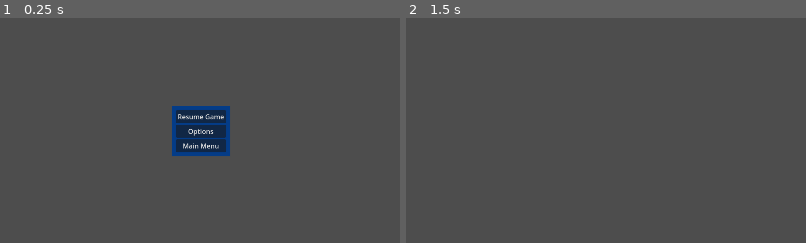
Above: before the commit, frames 1-2 (left to right).
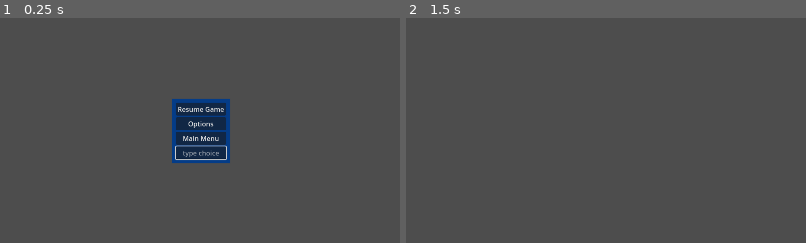
Above: after the commit, the same moments.

Repository: Nishi790/stenojump
Game: Godot game, scene res://Menu/in_game_pause.tscn
Same seed, same stepped clock (60 frames per second), same inputs: the game is played once before the commit and once after it. This scene is started directly instead of the project's main scene.
Inputs:
- Up to frame 1 (0.25 s): no input
- Up to frame 2 (1.5 s): click "Resume Game" at 0.5 s; tap Enter at 1.25 s
The pictures show only the part of the screen within x 25-75%, y 25-75%; the shares and areas given below are measured in that part.

The runs differ from the first frame. In frame 1, 2.3% of the frame differs, in the area x 43-58%, y 36-65%; in frame 2, nothing differs.

Commit message:
simple text entry navigation of pause menu

Diff:
--- a/Menu/in_game_pause.gd
+++ b/Menu/in_game_pause.gd
@@ -7,17 +7,18 @@
 @export var resume_button: Button
 @export var options_button: Button
 @export var menu_button: Button
+@export var text_entry: LineEdit
 
 func _ready() -> void:
 	resume_button.pressed.connect(resume_game)
 	options_button.pressed.connect(open_options)
 	menu_button.pressed.connect(go_to_menu)
-
+	text_entry.grab_focus()
+	text_entry.text_submitted.connect(parse_text)
 
 func resume_game():
 	queue_free()
 	resume_game_selected.emit()
-
 
 
 func open_options():
@@ -27,3 +28,15 @@
 func go_to_menu():
 	menu_selected.emit()
 	self.queue_free()
+
+
+func parse_text(text: String):
+	var text_submitted = text.strip_edges()
+	text_submitted = text_submitted.to_lower()
+	match text_submitted:
+		"main menu":
+			go_to_menu()
+		"options":
+			open_options()
+		"resume":
+			resume_game()
--- a/Menu/in_game_pause.tscn
+++ b/Menu/in_game_pause.tscn
@@ -2,7 +2,7 @@
 
 [ext_resource type="Script" path="res://Menu/in_game_pause.gd" id="1_iokla"]
 
-[node name="InGamePause" type="Control" node_paths=PackedStringArray("resume_button", "options_button", "menu_button")]
+[node name="InGamePause" type="Control" node_paths=PackedStringArray("resume_button", "options_button", "menu_button", "text_entry")]
 layout_mode = 3
 anchors_preset = 15
 anchor_right = 1.0
@@ -13,6 +13,7 @@
 resume_button = NodePath("InGamePausePanel/PauseOrganizer/ResumeGame")
 options_button = NodePath("InGamePausePanel/PauseOrganizer/Options")
 menu_button = NodePath("InGamePausePanel/PauseOrganizer/MainMenu")
+text_entry = NodePath("InGamePausePanel/PauseOrganizer/Selector")
 
 [node name="InGamePausePanel" type="PanelContainer" parent="."]
 layout_mode = 1
@@ -42,3 +43,11 @@
 [node name="MainMenu" type="Button" parent="InGamePausePanel/PauseOrganizer"]
 layout_mode = 2
 text = "Main Menu"
+
+[node name="Selector" type="LineEdit" parent="InGamePausePanel/PauseOrganizer"]
+layout_mode = 2
+placeholder_text = "type choice"
+alignment = 1
+shortcut_keys_enabled = false
+middle_mouse_paste_enabled = false
+select_all_on_focus = true
--- a/in_game/in_game.gd
+++ b/in_game/in_game.gd
@@ -196,6 +196,7 @@
 
 
 func resume_game():
+	input_box.grab_focus()
 	if background.background_stopped:
 		background.resume_parallax()
 	obstacle_manager.resume_obstacles()
--- a/in_game/player.gd
+++ b/in_game/player.gd
@@ -52,9 +52,7 @@
 		State.STARTING_JUMP:
 			sprite.play("jump_up")
 		State.ENDING_JUMP:
-			if sprite.animation != "jump_down":
-				sprite.play("jump_down")
-			print("current jump frame ", sprite.frame)
+			sprite.play("jump_down")
 		State.IDLING:
 			if sprite.animation != "idle":
 				sprite.play("sit_down")
